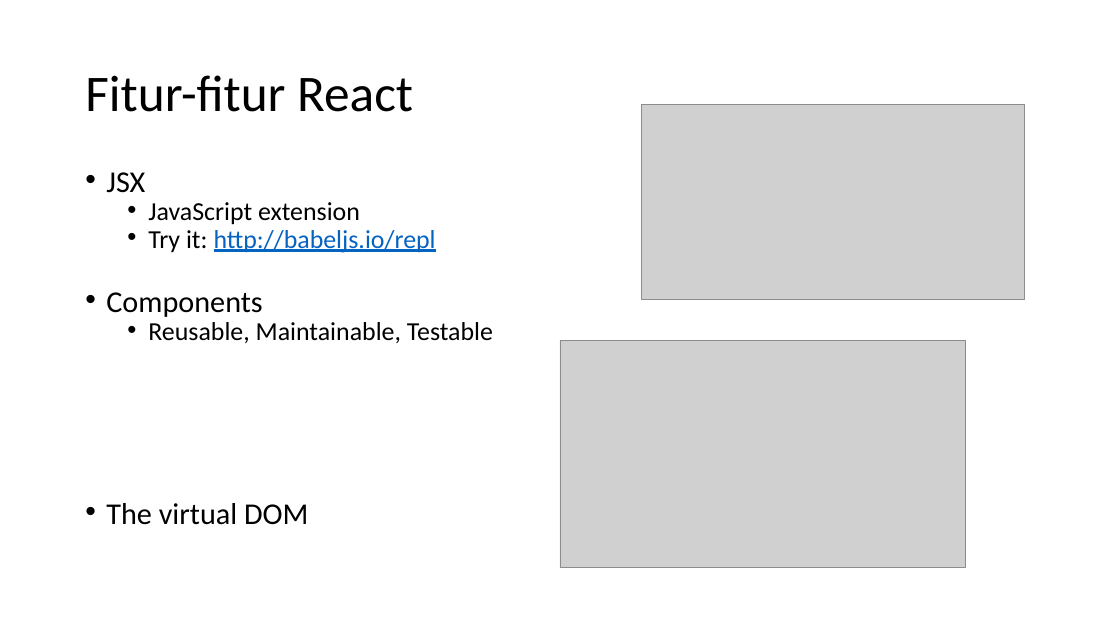
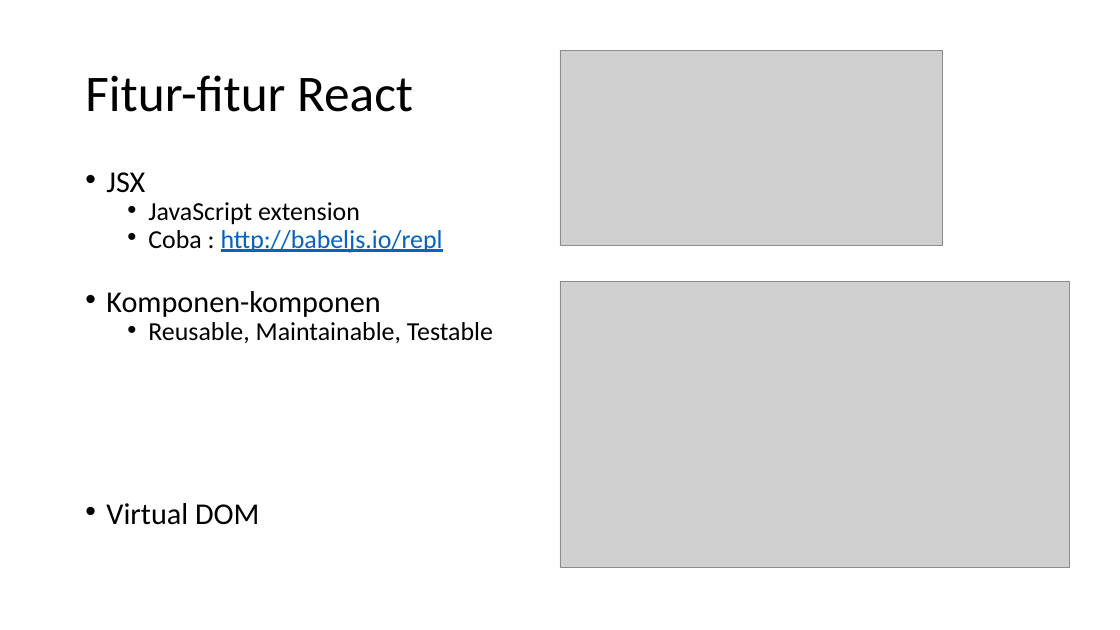
Before and after one commit to samwildan/react-heroku-firebase, a slide deck: slide 6 of materi/Web-React-Heroku_firebase.pptx (slide 5 before the commit). Drawn at 1120x630 pixels with LibreOffice and Linux fonts; fonts in the diff are those of the drawing; grey boxes stand for pictures. Boxes give left, top, right and bottom in pixels: in the first picture for what was removed or moved away, otherwise in the second. Text is boxed around its words. In the diff, an @@ line names an element or a change of style, - is before the commit and + after.

```diff
--- a/materi/Web-React-Heroku_firebase.pptx
+++ b/materi/Web-React-Heroku_firebase.pptx
@@ picture: place and size @@
-picture at (642, 104, 1025, 299)
+picture at (560, 50, 944, 245)
@@ text at (106, 230, 443, 317): text changed; text colour #0563C1 to #000000 @@
-  • Try it: http://babeljs.io/repl
-• Components
+  • Coba : http://babeljs.io/repl
+• Komponen-komponen
@@ picture: place and size @@
-picture at (560, 340, 966, 568)
+picture at (560, 282, 1070, 568)
@@ text at (106, 503, 259, 525): text changed @@
-• The virtual DOM
+• Virtual DOM
```
Also in this commit, not shown: 8 other slides changed, 2 slides added.
